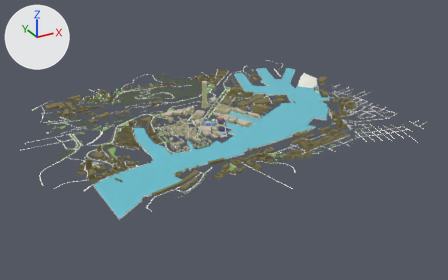
One commit to the glTF model campus/lindholmen/lindholmen.glb: the scene before it, then after it.
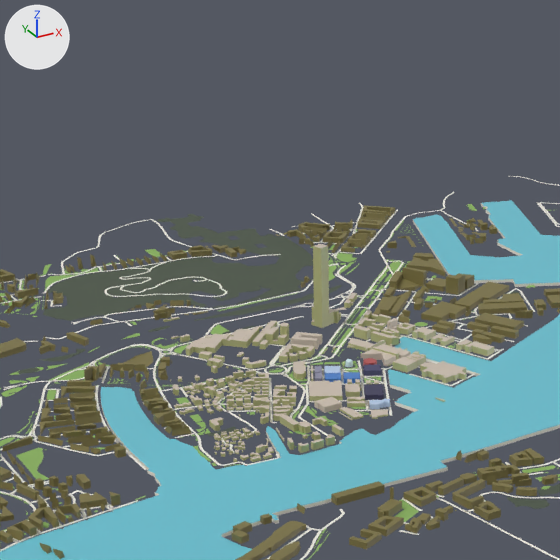
The first picture shows the older version from a 50 mm lens placed at (-2395.0, -4405.0, 2033.0), pointed at (29.0, 2.0, -170.0). The close-ups show both versions on the part from 23% to 63% of the width and 1% to 65% of the height of that picture; other places that the commit changed are outside them. The lights are fixed; the arrows at upper left show +X, +Y and +Z. Objects named as collision shapes, trigger or cutter boxes, shadow casters or lower levels of detail are left out. Where no turn or scale is listed for an object, it has been applied to the vertices. Vertices at the same position are counted once.

Before the edit, the objects in view are built like this:
```python
ob_building_017 = bpy.data.objects.new('building.017', me_map_40_osm_buildings_017)
ob_building_017.location = (0.0, 0.0, 0.0)
ob_map_40_osm_roads_pedestrian = bpy.data.objects.new('map_40.osm_roads_pedestrian', me_map_40_osm_roads_pedestrian)
ob_map_40_osm_roads_pedestrian.location = (0.0, 0.0, 0.0)
ob_map_40_osm_roads_residential = bpy.data.objects.new('map_40.osm_roads_residential', me_map_40_osm_roads_residential)
ob_map_40_osm_roads_residential.location = (0.0, 0.0, 0.0)
ob_map_40_osm_roads_unclassified = bpy.data.objects.new('map_40.osm_roads_unclassified', me_map_40_osm_roads_unclassified)
ob_map_40_osm_roads_unclassified.location = (0.0, 0.0, 0.0)
ob_pass_water = bpy.data.objects.new('pass_water', me_map_22_osm_water)
ob_pass_water.location = (0.0, 0.0, -9.0)
# also in view: 'building.404' at (251.0, -208.0, 49.0); 'pass_vegetation' at (42.0, 132.0, 0.0); 'pass_forest' at (-368.0, 316.0, 0.0); 'building.047' at (-200.0, 347.0, 37.0)
```
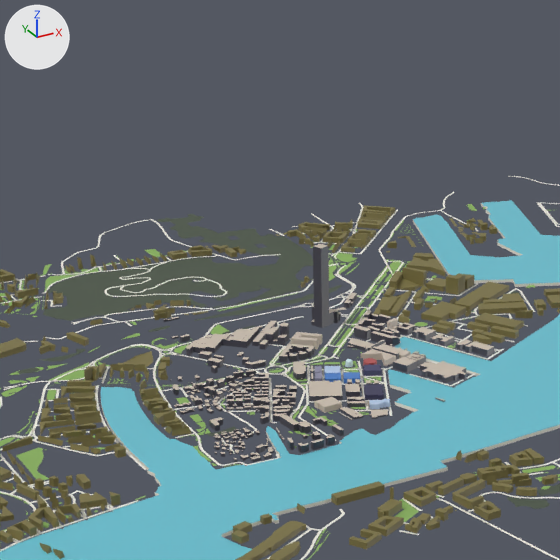
Changed parts and their boxes (x1, y1, x2, y2) in the close-ups (560 x 560 px):
'building.017', recoloured (yellow to grey)
    both: (163, 244, 494, 464)
'map_40.osm_roads_unclassified', moved
    both: (0, 176, 560, 560)
'map_40.osm_roads_residential', moved
    both: (0, 203, 560, 560)
'map_40.osm_roads_pedestrian', moved
    both: (0, 311, 502, 552)
part 1 of me_map_40_osm_buildings_017, recoloured (yellow to grey)
    both: (163, 246, 494, 464)

The change, as a list of edits to the scene's bpy script:
```text
Add mat_wall_001:
    mat_wall_001 = bpy.data.materials.new('wall.001')
    # nodes: BsdfPrincipled, Mix, OutputMaterial, VertexColor
    # colours: dark grey #45444f
Change me_map_40_osm_buildings_017:
    used by ob_building_017; location = (0.0, 0.0, 0.0)
    remove me_map_40_osm_buildings_017.from_pydata(...)  # 4872 vertices, 6756 faces; spans x -637.0..371.0, y -391.0..666.0, z 0.0..246.0
    add me_map_40_osm_buildings_017.from_pydata(...)  # 4708 vertices, 6534 faces; spans x -637.0..371.0, y -391.0..666.0, z 0.0..246.0
    me_map_40_osm_buildings_017 part 1: 4744 faces spanning x -637.0..371.0, y -391.0..666.0, z 0.0..246.0 switch from mat_wall to mat_wall_001
```
